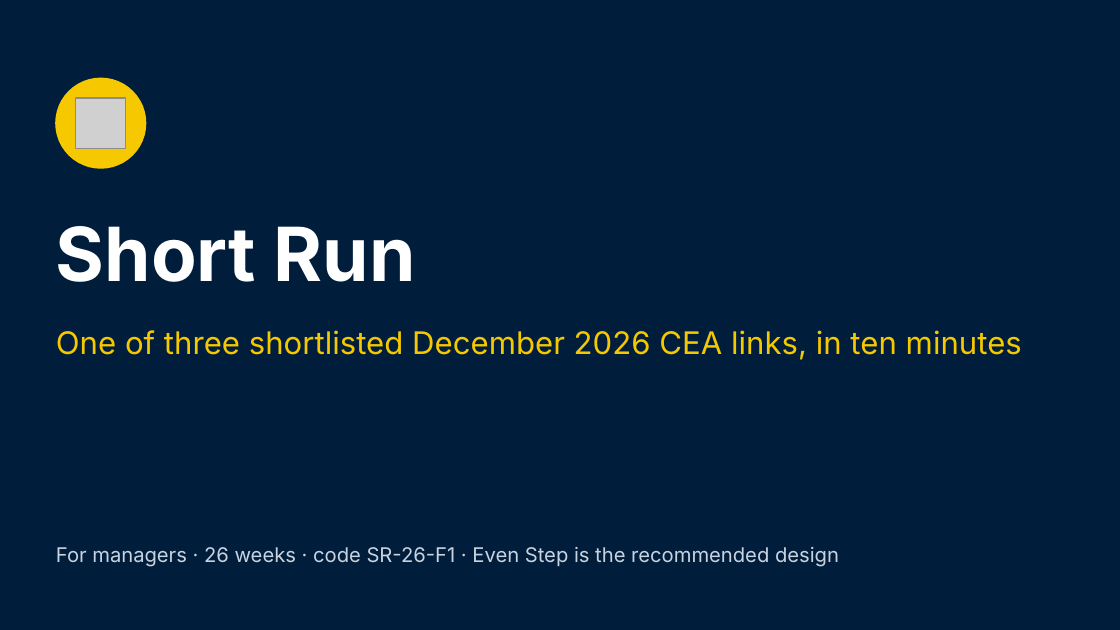
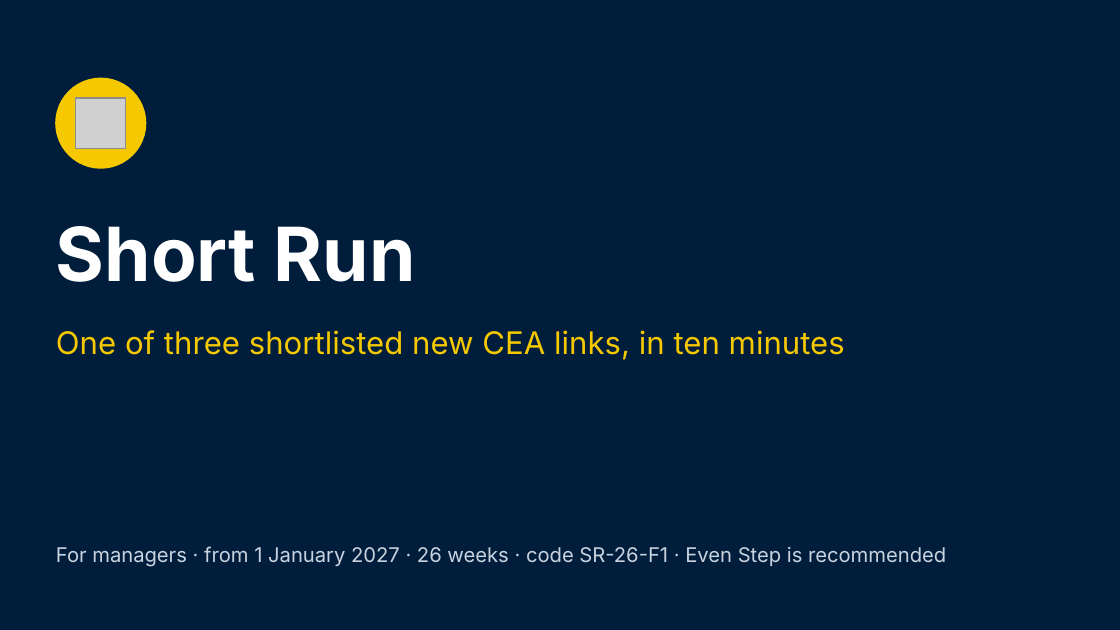
Before and after one commit to Garethdavidmiller/roster-app, a slide deck: slide 1 of docs/links-26/presentations/Short-Run-for-managers.pptx. Drawn at 1120x630 pixels with LibreOffice and Linux fonts; fonts in the diff are those of the drawing; grey boxes stand for pictures. Boxes give left, top, right and bottom in pixels: in the first picture for what was removed or moved away, otherwise in the second. Text is boxed around its words. In the diff, an @@ line names an element or a change of style, - is before the commit and + after.

```diff
--- a/docs/links-26/presentations/Short-Run-for-managers.pptx
+++ b/docs/links-26/presentations/Short-Run-for-managers.pptx
@@ text at [56,330,845,360]: text changed @@
-One of three shortlisted December 2026 CEA links, in ten minutes
+One of three shortlisted new CEA links, in ten minutes
@@ text at [56,546,946,567]: text changed @@
-For managers · 26 weeks · code SR-26-F1 · Even Step is the recommended design
+For managers · from 1 January 2027 · 26 weeks · code SR-26-F1 · Even Step is recommended
```
Also in this commit, not shown: 8 other slides changed, 50 other files.
